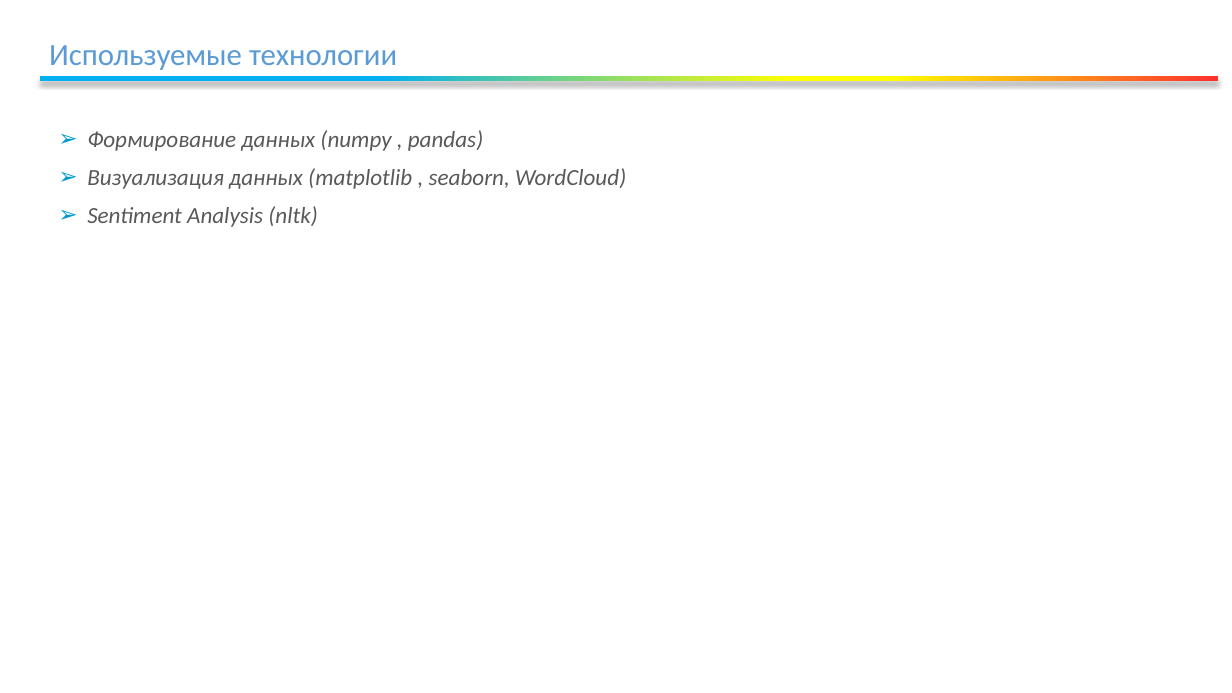
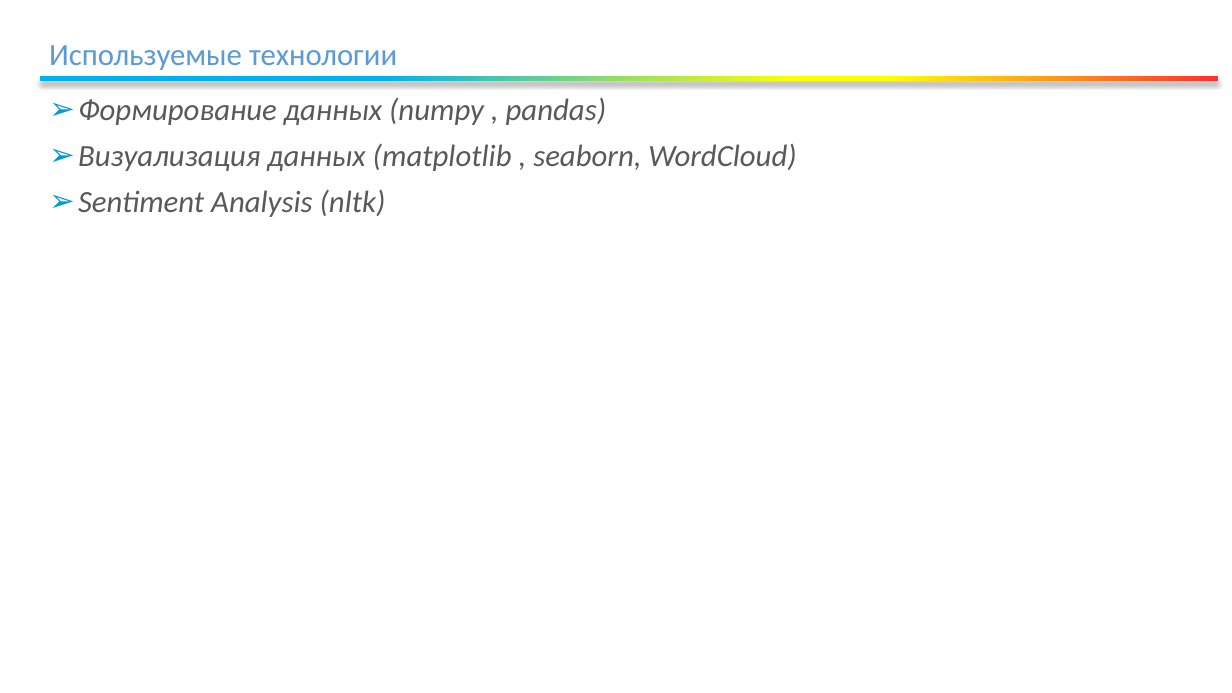
Before and after one commit to KatenokDav/data-analyst-python-course, a slide deck: slide 12 of final school project DA/Final school project DA(presentation).pptx (slide 9 before the commit). Drawn at 1232x693 pixels with LibreOffice and Linux fonts; fonts in the diff are those of the drawing; background and template pictures are left out. Boxes give left, top, right and bottom in pixels: in the first picture for what was removed or moved away, otherwise in the second. Text is boxed around its words. In the diff, an @@ line names an element or a change of style, - is before the commit and + after.

```diff
--- a/final school project DA/Final school project DA(presentation).pptx
+++ b/final school project DA/Final school project DA(presentation).pptx
@@ text "Формирование данных (numpy , pandas)": place and size @@
-text "Формирование данных (numpy , pandas)" at [87,130,626,227]
+text "Формирование данных (numpy , pandas)" at [78,97,796,217]
@@ text "Формирование данных (numpy , pandas)" at [78,97,796,217]: size 18 to 24 pt @@
```
Also in this commit, not shown: 5 other slides changed, 4 slides added, 1 slide removed.
